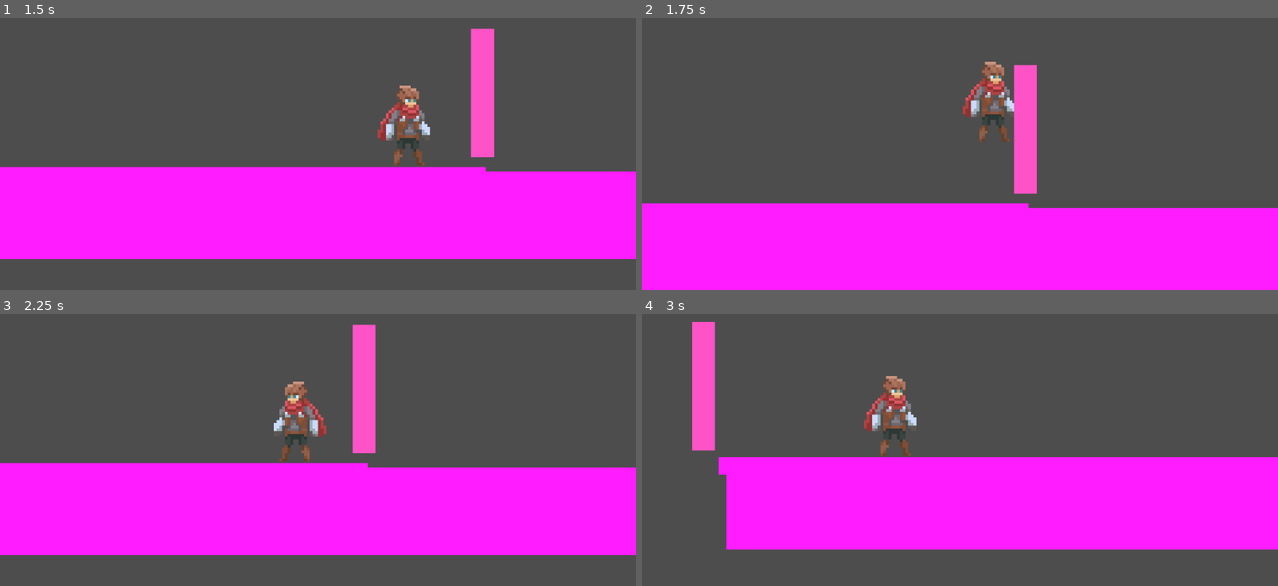
Above: before the commit, frames 1-4 (two rows, left to right).
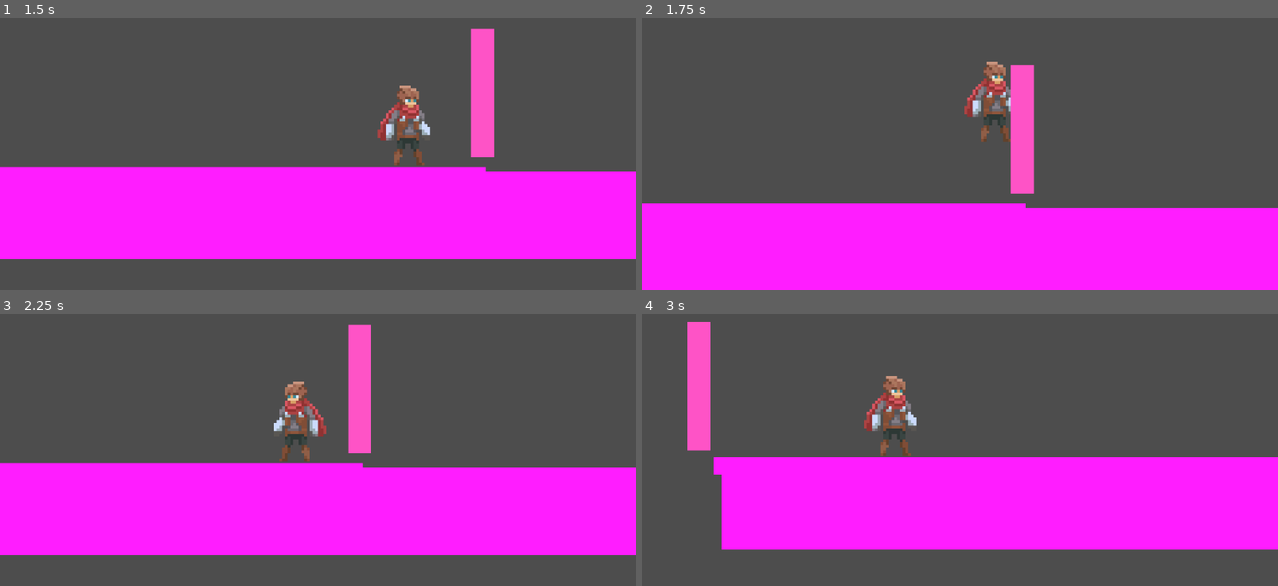
Above: after the commit, the same moments.

Repository: WerG0D/Tales-of-Sophie-build
Game: Godot game, scene res://scenes/world.tscn
Two runs of this game, one before a commit and one after it. Both use one fixed random seed, a clock stepped at 60 frames per second and the inputs below.
Inputs:
- Up to frame 1 (1.5 s): hold D (move_right) from 0.53 s (still down); tap Space (ui_select) at 0.77 s
- Up to frame 2 (1.75 s): keep holding D (move_right); tap Space (ui_select) at 1.52 s
- Up to frame 3 (2.25 s): release D (move_right) at 2.03 s; hold A (move_left) from 2.03 s (still down)
- Up to frame 4 (3 s): release A (move_left) at 2.78 s; hold D (move_right) from 2.78 s (still down)

Frame 1 is identical in both runs. In frame 2, 1.1% of the frame differs, in the area x 50-63%, y 16-70%; in frame 3, 0.7%; in frame 4, 1.0%.

Commit message:
problem solvido

Diff:
--- a/scenes/player.tscn
+++ b/scenes/player.tscn
@@ -379,11 +379,11 @@
 }]
 
 [sub_resource type="CapsuleShape2D" id="CapsuleShape2D_slk7t"]
-radius = 0.375836
+radius = 0.274961
 height = 2.50588
 
 [sub_resource type="RectangleShape2D" id="RectangleShape2D_vsb3e"]
-size = Vector2(11.3539, 4.3371)
+size = Vector2(11.3539, 6.86675)
 
 [node name="Player" type="CharacterBody2D"]
 scale = Vector2(1.14495, 1.03756)
@@ -394,10 +394,10 @@
 animation = &"idle"
 
 [node name="CollisionShape2D" type="CollisionShape2D" parent="."]
-position = Vector2(-5.96046e-08, 0.9638)
+position = Vector2(0.413, 0.964)
 scale = Vector2(20.915, 10)
 shape = SubResource("CapsuleShape2D_slk7t")
 
 [node name="CollisionShape2D2" type="CollisionShape2D" parent="."]
-position = Vector2(0.436525, 15.3)
+position = Vector2(0.436525, 14.0352)
 shape = SubResource("RectangleShape2D_vsb3e")
